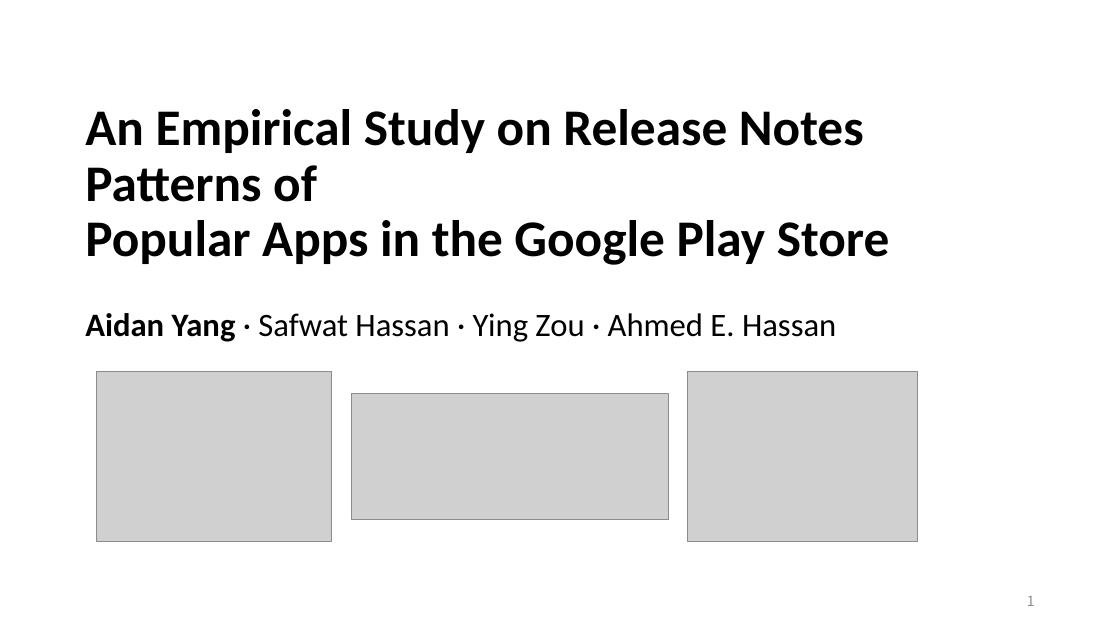
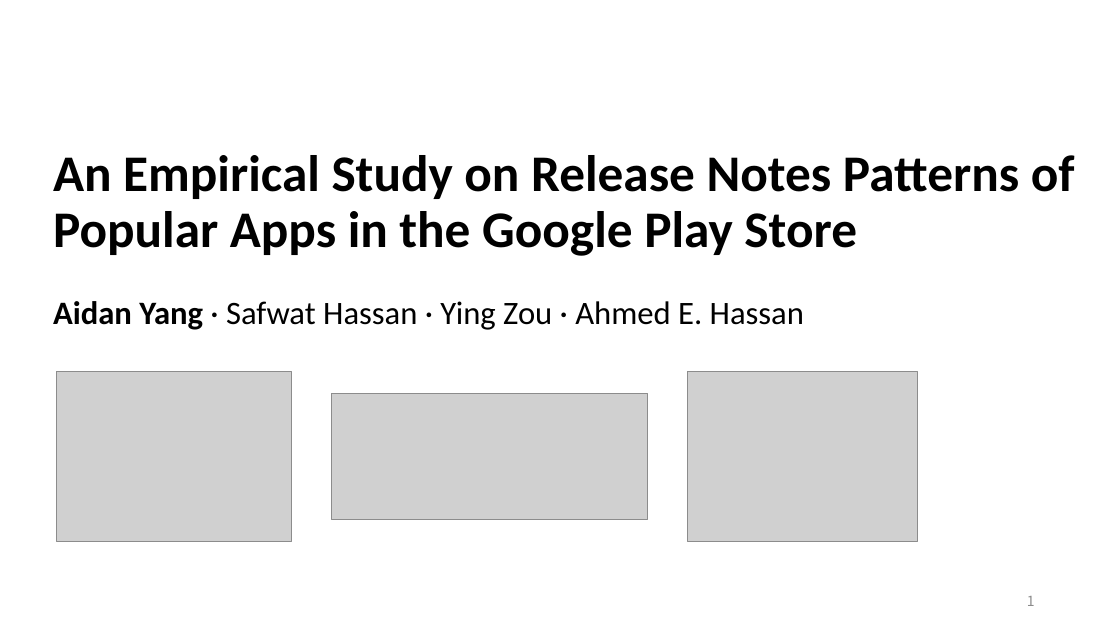
Before and after one commit to aidanby/aidanby.github.io, a slide deck: slide 1 of files/icse22.pptx. Drawn at 1120x630 pixels with LibreOffice and Linux fonts; fonts in the diff are those of the drawing; grey boxes stand for pictures. Boxes give left, top, right and bottom in pixels: in the first picture for what was removed or moved away, otherwise in the second. Text is boxed around its words. In the diff, an @@ line names an element or a change of style, - is before the commit and + after.

```diff
--- a/files/icse22.pptx
+++ b/files/icse22.pptx
@@ title "An Empirical Study on Release ..." rewrapped from <box>85,109,890,265</box> to <box>53,155,1075,256</box> @@
@@ text "Aidan Yang · Safwat Hassan ...": place and size @@
-text "Aidan Yang · Safwat Hassan ..." at <box>85,313,836,342</box>
+text "Aidan Yang · Safwat Hassan ..." at <box>53,301,804,330</box>
@@ picture: place and size @@
-picture at <box>97,371,332,542</box>
+picture at <box>56,371,292,542</box>
@@ picture: place and size @@
-picture at <box>351,393,668,519</box>
+picture at <box>331,393,648,519</box>
```
Also in this commit, not shown: 2 other slides changed.
